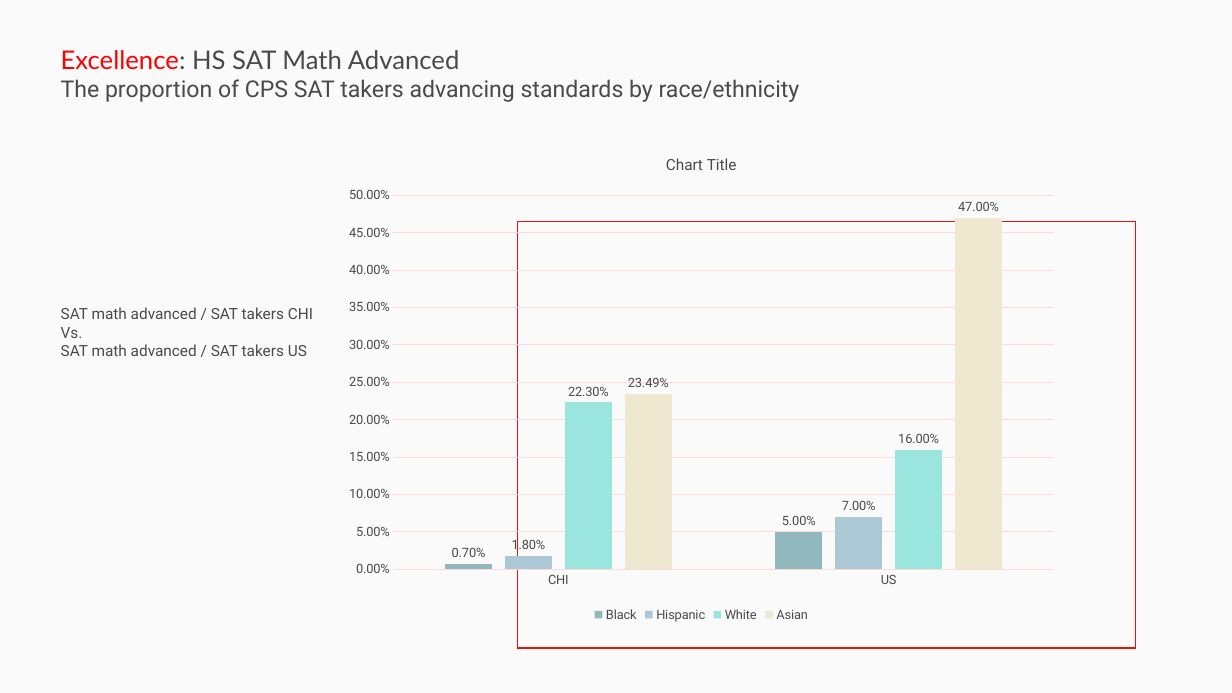
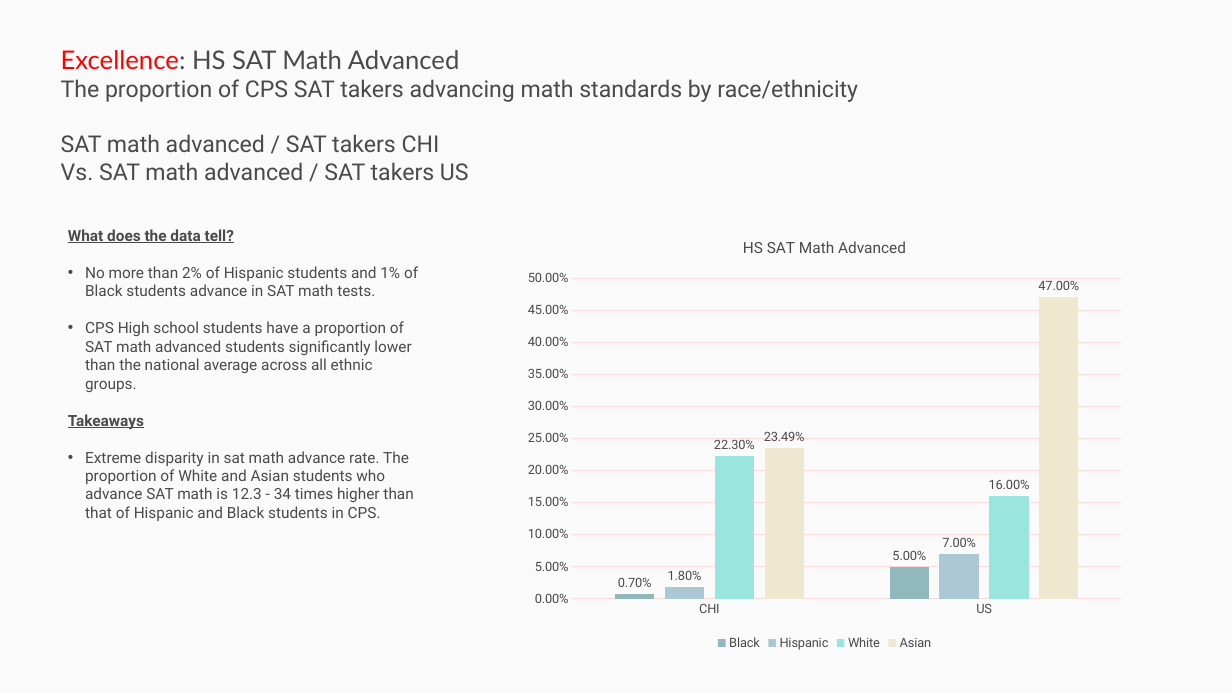
Before and after one commit to p33chicago/P33-DEI-dashboard-project, a slide deck: slide 15 of docs/Deep diving plots.pptx (slide 16 before the commit). Drawn at 1232x693 pixels with LibreOffice and Linux fonts; fonts in the diff are those of the drawing. Boxes give left, top, right and bottom in pixels: in the first picture for what was removed or moved away, otherwise in the second. Text is boxed around its words. In the diff, an @@ line names an element or a change of style, - is before the commit and + after.

```diff
--- a/docs/Deep diving plots.pptx
+++ b/docs/Deep diving plots.pptx
@@ rectangle removed at [0,0,1232,693] @@
@@ text at [61,79,858,180]: text changed @@
-The proportion of CPS SAT takers advancing standards by race/ethnicity
+The proportion of CPS SAT takers advancing math standards by race/ethnicity
+SAT math advanced / SAT takers CHI
+Vs. SAT math advanced / SAT takers US
@@ text added at [68,229,418,521], 12 pt, text #4A4A4A @@
+What does the data tell?
+• No more than 2% of Hispanic students and 1% of Black students advance in SAT math tests.
+• CPS High school students have a proportion of SAT math advanced students significantly lower than the national average across all ethnic groups.
+Takeaways
+• Extreme disparity in sat math advance rate. The proportion of White and Asian students who advance SAT math is 12.3 - 34 times higher than that of Hispanic and Black students in CPS.
@@ column chart at [516,221,1134,653] @@
@@ title "HS SAT Math Advanced " added @@
@@ column chart: place and size @@
-column chart at [335,136,1068,626]
+column chart at [516,221,1134,653]
@@ rectangle removed at [518,222,1135,649] @@
@@ text removed at [61,307,313,356] @@
-SAT math advanced / SAT takers CHI
-Vs.
-SAT math advanced / SAT takers US
```
Also in this commit, not shown: 16 other slides changed, 1 slide removed, 1 other file.
